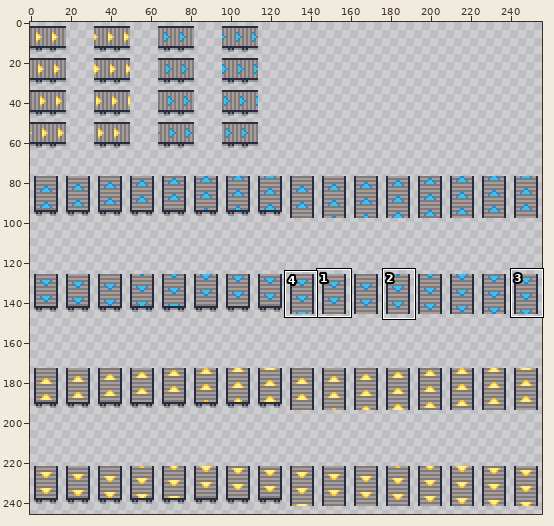
One commit to this pixel-art file: Assets/ms49/textures/tiles/conveyorBelts.aseprite. Above: a wide view before the commit, with the close-up outlined.
Close-up. Old version:
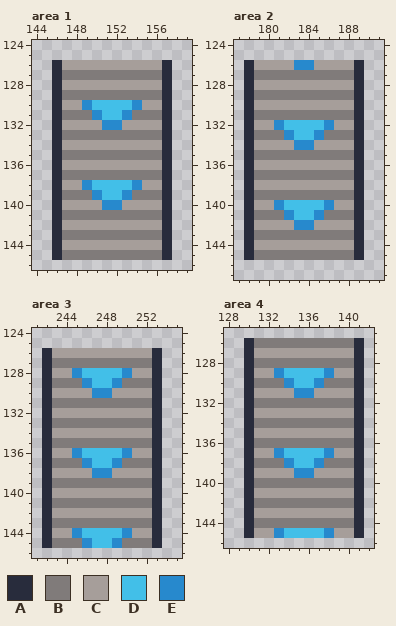
256x256 pixels, 1 frame. Shown: area 1: x 144..159, y 124..146; area 2: x 177..191, y 124..147; area 3: x 241..255, y 124..146; area 4: x 128..142, y 125..146. The wide view leaves out empty margins. The commit also changed other parts of the picture, which this record leaves out.
Palette (. is transparent): A #282c3c  B #807b7a  C #a69e9a  D #42bfe8  E #2789cd
New version:
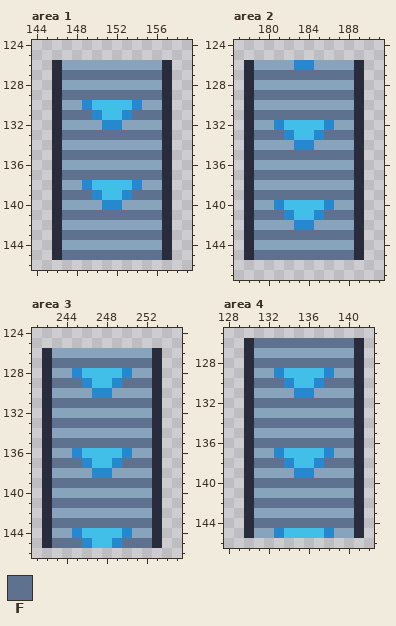
Colours new in this view: F #5e718e
Difference:
colour C: #a69e9a -> #88a3bc
Area 1, layer "Layer":
y 127: x 147..156 BBBBBBBBBB -> FFFFFFFFFF
y 129: x 147..156 BBBBBBBBBB -> FFFFFFFFFF
y 131: x 147..149 BBB -> FFF; x 154..156 BBB -> FFF
y 133: x 147..156 BBBBBBBBBB -> FFFFFFFFFF
y 135: x 147..156 BBBBBBBBBB -> FFFFFFFFFF
y 137: x 147..156 BBBBBBBBBB -> FFFFFFFFFF
y 139: x 147..149 BBB -> FFF; x 154..156 BBB -> FFF
y 141: x 147..156 BBBBBBBBBB -> FFFFFFFFFF
y 143: x 147..156 BBBBBBBBBB -> FFFFFFFFFF
y 145: x 147..156 BBBBBBBBBB -> FFFFFFFFFF
Area 2, layer "Layer":
y 127: x 179..188 BBBBBBBBBB -> FFFFFFFFFF
y 129: x 179..188 BBBBBBBBBB -> FFFFFFFFFF
y 131: x 179..188 BBBBBBBBBB -> FFFFFFFFFF
y 133: x 179..181 BBB -> FFF; x 186..188 BBB -> FFF
y 135: x 179..188 BBBBBBBBBB -> FFFFFFFFFF
y 137: x 179..188 BBBBBBBBBB -> FFFFFFFFFF
y 139: x 179..188 BBBBBBBBBB -> FFFFFFFFFF
y 141: x 179..181 BBB -> FFF; x 186..188 BBB -> FFF
y 143: x 179..188 BBBBBBBBBB -> FFFFFFFFFF
y 145: x 179..188 BBBBBBBBBB -> FFFFFFFFFF
Area 3, layer "Layer":
y 127: x 243..252 BBBBBBBBBB -> FFFFFFFFFF
y 129: x 243..245 BBB -> FFF; x 250..252 BBB -> FFF
y 131: x 243..252 BBBBBBBBBB -> FFFFFFFFFF
y 133: x 243..252 BBBBBBBBBB -> FFFFFFFFFF
y 135: x 243..252 BBBBBBBBBB -> FFFFFFFFFF
y 137: x 243..245 BBB -> FFF; x 250..252 BBB -> FFF
y 139: x 243..252 BBBBBBBBBB -> FFFFFFFFFF
y 141: x 243..252 BBBBBBBBBB -> FFFFFFFFFF
y 143: x 243..252 BBBBBBBBBB -> FFFFFFFFFF
y 145: x 243..245 BBB -> FFF; x 250..252 BBB -> FFF
Area 4, layer "Layer":
y 126: x 131..140 BBBBBBBBBB -> FFFFFFFFFF
y 128: x 131..140 BBBBBBBBBB -> FFFFFFFFFF
y 130: x 131..133 BBB -> FFF; x 138..140 BBB -> FFF
y 132: x 131..140 BBBBBBBBBB -> FFFFFFFFFF
y 134: x 131..140 BBBBBBBBBB -> FFFFFFFFFF
y 136: x 131..140 BBBBBBBBBB -> FFFFFFFFFF
y 138: x 131..133 BBB -> FFF; x 138..140 BBB -> FFF
y 140: x 131..140 BBBBBBBBBB -> FFFFFFFFFF
y 142: x 131..140 BBBBBBBBBB -> FFFFFFFFFF
y 144: x 131..140 BBBBBBBBBB -> FFFFFFFFFF
Boxes around the changes in both close-ups, in picture pixels (x1, y1, x2, y2):
changed: (62, 60, 162, 260)
changed: (254, 60, 354, 260)
changed: (52, 348, 152, 548)
changed: (254, 338, 354, 538)
